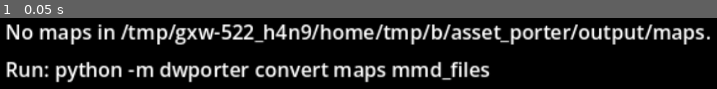
Above: before the commit, frame 1.
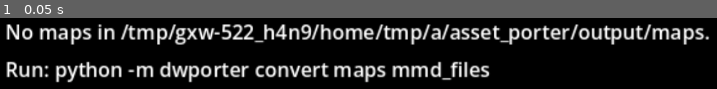
Above: after the commit, the same moment.

Repository: SDCaFlo/dw_godot4
Game: Godot game, scene res://scenes/field/field.tscn
The game is run twice, just before and just after one commit, with the same random seed, the same clock (stepped at 60 frames per second) and the same inputs. This scene is started directly instead of the project's main scene.
Inputs:
- Up to frame 1 (0.05 s): no input

The runs differ from the first frame. In frame 1, 3.7% of the frame differs, in the area x 59-100%, y 8-39%.

Commit message:
feat(evolution): the shard sets (5f-2 step 3)
EvlShardSets (EVL_buildShardSet / tick / render: drifts from the normals'
mean, drift x timer / 60, grey, 32 frames, 30 slots); PartnerWireframe
.posed_bone with posed normals; EvlShardsView: unlit, double-sided, half /
half on the STP texels (all of them from the brighten's 0x71).

Co-Authored-By: Claude Opus 5.5 <noreply@anthropic.com>

Diff:
--- /dev/null
+++ b/scenes/field/evolution/evl_shards.tscn
@@ -0,0 +1,6 @@
+[gd_scene load_steps=2 format=3]
+
+[ext_resource type="Script" path="res://scripts/field/evolution/evl_shards_view.gd" id="1_s"]
+
+[node name="EvlShards" type="MeshInstance3D"]
+script = ExtResource("1_s")
--- a/scripts/field/evolution/evl_sequence.gd
+++ b/scripts/field/evolution/evl_sequence.gd
@@ -157,9 +157,9 @@
 var animation := -1
 ## The sequence's own flash slots (I5: initializeFlashData(EVL_D_800677B0)).
 var fx := BattleFx.new()
-## Owned by later steps (specs/evolution_scene.md §6): EvlShardSets (step 3), EvlSparks and
-## EvlParticles (step 4). Null until then; every use is guarded.
-var shards: RefCounted = null
+## The shard sets (EvlShardSets): the owner builds one on bone_broken (E). EvlSparks and
+## EvlParticles come with step 4 (specs/evolution_scene.md §6): null until then, every use guarded.
+var shards := EvlShardSets.new()
 var sparks: RefCounted = null
 var particles: RefCounted = null
 
@@ -241,7 +241,7 @@
 ## sparks and particles.
 func _tick_effects() -> void:
 	fx.tick()
-	for effect: RefCounted in [shards, sparks, particles]:
+	for effect: RefCounted in [shards as RefCounted, sparks, particles]:
 		if effect != null:
 			effect.call("tick")
 
--- /dev/null
+++ b/scripts/field/evolution/evl_shard_sets.gd
@@ -0,0 +1,97 @@
+class_name EvlShardSets
+extends RefCounted
+## The evolution's shard sets (EVL_buildShardSet evl.c:1001, EVL_tickShardSet :869,
+## EVL_renderShardSet :882, EVL_renderTriShard / QuadShard :912 / :1118; specs/evolution_scene.md
+## §3 E, §4.2): one set per broken bone, its faces frozen where the bone was posed at the break, each
+## flying off along the mean of its first three normals, `drift × timer / 60`. Logic only:
+## EvlShardsView draws them.
+
+## evl.c:311 (EVL_initShardSets): 30 slots.
+const SLOTS := 30
+## evl.c:874: a set is removed by the tick that finds its timer at 0x1F.
+const LAST_TIMER := 0x1F
+## evl.c:901, :905: EVL_renderTri/QuadShard's speed, the drift's divisor.
+const SPEED := 60
+## evl.c:895: the grey (31 - timer) × 74 / 30 + 54.
+const GREY_TOP := 31
+const GREY_SPAN := 74
+const GREY_STEPS := 30
+const GREY_BASE := 54
+## evl.c:1073-1092: the primitive modes read as triangles and quads; another mode ends the object.
+const TRIANGLES := [0x34, 0x36]
+const QUADS := [0x3C, 0x3E]
+
+## MAIN_D_80135208[30]: {"timer" (-1 free), "bone", "object" (sidecar), "vertices": Array[Vector3i]
+## (posed, PSX world units), "drifts": Array[Vector3i] (one per face read)}.
+var sets: Array[Dictionary] = []
+
+
+func _init() -> void:
+	for i in SLOTS:
+		sets.append({"timer": -1})
+
+
+## EVL_buildShardSet: the first free slot (-1 if none, E1), the bone's posed vertices kept, a drift
+## per face: the mean of its first three posed normals, quads too (E3).
+func build(bone: int, object: Dictionary, vertices: Array, normals: Array) -> int:
+	var slot := 0
+	while slot < SLOTS and int(sets[slot]["timer"]) >= 0:
+		slot += 1
+	if slot == SLOTS:
+		return -1
+	var drifts: Array[Vector3i] = []
+	for prim: Dictionary in object.get("primitives", []):
+		var mode := int(prim.get("mode", 0))
+		if not mode in TRIANGLES and not mode in QUADS:
+			# evl.c:1072: no case for it, and the pointer doesn't move: no later face is read.
+			break
+		var n: Array = prim.get("normals", [])
+		var sum := Vector3i.ZERO
+		for k in 3:
+			var i: int = int(n[k]) if k < n.size() else -1
+			sum += normals[i] if i >= 0 and i < normals.size() else Vector3i.ZERO
+		drifts.append(Vector3i(PsxMath.div(sum.x, 3), PsxMath.div(sum.y, 3), PsxMath.div(sum.z, 3)))
+	sets[slot] = {"timer": 0, "bone": bone, "object": object, "vertices": vertices, "drifts": drifts}
+	return slot
+
+
+## EVL_tickShardSet, every live set (E6).
+func tick() -> void:
+	for s in sets:
+		var t := int(s["timer"])
+		if t < 0:
+			continue
+		s["timer"] = -1 if t >= LAST_TIMER else t + 1
+
+
+## The live sets (drawn this frame).
+func drawn() -> Array[Dictionary]:
+	var out: Array[Dictionary] = []
+	for s in sets:
+		if int(s["timer"]) >= 0:
+			out.append(s)
+	return out
+
+
+## EVL_renderShardSet's faces at the set's timer: each {"kind" ("tri" / "quad"), "face", "points"
+## (Vector3i)}, the vertices moved by drift × timer / 60, truncated (E4, E9).
+func faces(s: Dictionary) -> Array:
+	var out := []
+	var timer := int(s["timer"])
+	var verts: Array = s["vertices"]
+	var prims: Array = s["object"].get("primitives", [])
+	var drifts: Array = s["drifts"]
+	for i in drifts.size():
+		var d: Vector3i = drifts[i]
+		var offset := Vector3i(PsxMath.div(d.x * timer, SPEED), PsxMath.div(d.y * timer, SPEED), PsxMath.div(d.z * timer, SPEED))
+		var points := []
+		for v in prims[i].get("vertices", []):
+			var p: Vector3i = verts[int(v)] if int(v) < verts.size() else Vector3i.ZERO
+			points.append(p + offset)
+		out.append({"kind": "quad" if points.size() == 4 else "tri", "face": i, "points": points})
+	return out
+
+
+## evl.c:895 (E5).
+static func grey(timer: int) -> int:
+	return (GREY_TOP - timer) * GREY_SPAN / GREY_STEPS + GREY_BASE
--- /dev/null
+++ b/scripts/field/evolution/evl_shards_view.gd
@@ -0,0 +1,103 @@
+class_name EvlShardsView
+extends MeshInstance3D
+## Draws the evolution's shard sets (EVL_renderShardSet, EVL_renderTri/QuadShard, evl.c:882-1161;
+## specs/evolution_scene.md E4-E9): each face a flat, unlit textured polygon with the set's grey / 128,
+## double-sided (addScreenPolyFT3 / FT4 don't cull), semi-transparent half / half with the model's
+## tpage (pixelPage 0x16 + k / 2: abr 0). A semi-transparent polygon blends only the texels whose
+## colour has the STP bit: the model's own until the brighten's first non-start frame, every
+## non-black colour after it (E8: `translucent`). Rebuilt every frame. Scene:
+## scenes/field/evolution/evl_shards.tscn.
+
+## E7: the tpage's abr (model.c:3400, pixelPage's bits 5-6 are 0).
+const ABR := PsxLit.HALF
+
+## Per (texture, translucent, grey): the material.
+var _materials := {}
+## Each face's {"texture", "stp"}, looked up once per set (bone, face).
+var _source_of := {}
+var _faces := 0
+
+
+func _ready() -> void:
+	mesh = ArrayMesh.new()
+
+
+## The faces drawn by the last draw().
+func shown_faces() -> int:
+	return _faces
+
+
+func clear() -> void:
+	(mesh as ArrayMesh).clear_surfaces()
+	_faces = 0
+
+
+## The live sets with their face materials (PartnerWireframe.bone_materials: the faces' textures
+## and STP masks); `translucent`: every non-black texel blends (E8).
+func draw(sets: EvlShardSets, materials_of: Callable, translucent: bool) -> void:
+	var am := mesh as ArrayMesh
+	am.clear_surfaces()
+	_faces = 0
+	if sets == null:
+		return
+	var groups := {}
+	for s: Dictionary in sets.drawn():
+		var g := EvlShardSets.grey(int(s["timer"]))
+		var prims: Array = s["object"].get("primitives", [])
+		for face: Dictionary in sets.faces(s):
+			var src := _source(int(s["bone"]), int(face["face"]), materials_of)
+			var key := [src["texture"], src["stp"], g]
+			if not groups.has(key):
+				groups[key] = {"v": [], "uv": []}
+			var group: Dictionary = groups[key]
+			var points: Array = face["points"]
+			var uvs: Array = prims[int(face["face"])].get("uvs", [])
+			var order := [0, 1, 2] if points.size() == 3 else [0, 1, 2, 1, 3, 2]
+			for k in order:
+				var p: Vector3i = points[k]
+				group["v"].append(Vector3(p.x, -p.y, -p.z))
+				group["uv"].append(Vector2(uvs[k][0], uvs[k][1]) / TmdFaceGroups.PAGE if k < uvs.size() else Vector2.ZERO)
+			_faces += 1
+	for key: Array in groups:
+		var arrays := []
+		arrays.resize(Mesh.ARRAY_MAX)
+		arrays[Mesh.ARRAY_VERTEX] = PackedVector3Array(groups[key]["v"])
+		arrays[Mesh.ARRAY_TEX_UV] = PackedVector2Array(groups[key]["uv"])
+		am.add_surface_from_arrays(Mesh.PRIMITIVE_TRIANGLES, arrays)
+		am.surface_set_material(am.get_surface_count() - 1, _material(key[0], key[1], translucent, key[2]))
+
+
+## The face's texture and STP mask, from its model material (cached: the wireframe that knows
+## them moves to the new model at the apply).
+func _source(bone: int, face: int, materials_of: Callable) -> Dictionary:
+	var key := Vector2i(bone, face)
+	if not _source_of.has(key):
+		var mats: Array = materials_of.call(bone) if materials_of.is_valid() else []
+		var m: Material = mats[face] if face < mats.size() else null
+		var out := {"texture": null, "stp": null}
+		if m is ShaderMaterial:
+			out["texture"] = (m as ShaderMaterial).get_shader_parameter("albedo_texture")
+			if (m as ShaderMaterial).get_shader_parameter("use_stp"):
+				out["stp"] = (m as ShaderMaterial).get_shader_parameter("stp_texture")
+		elif m is BaseMaterial3D:
+			out["texture"] = (m as BaseMaterial3D).albedo_texture
+		_source_of[key] = out
+	return _source_of[key]
+
+
+## E7 / E8: unlit and double-sided; before the brighten only the model's STP texels blend, after it
+## every texel (the transparent black ones are cut by the alpha test); the grey / 128 as `tint`.
+func _material(texture: Texture2D, stp: Texture2D, translucent: bool, grey: int) -> ShaderMaterial:
+	var key := [texture, stp, translucent, grey]
+	if not _materials.has(key):
+		var m: ShaderMaterial
+		if translucent:
+			m = PsxLit.blended(texture, ABR, true, false)
+		else:
+			m = PsxLit.material(texture, true, 0.5, ABR, stp, false)
+		var pass_material: Material = m
+		while pass_material is ShaderMaterial:
+			(pass_material as ShaderMaterial).set_shader_parameter("tint", Vector3.ONE * grey / 128.0)
+			pass_material = pass_material.next_pass
+		_materials[key] = m
+	return _materials[key]
--- a/scripts/field/hosts/evolution_host.gd
+++ b/scripts/field/hosts/evolution_host.gd
@@ -12,10 +12,12 @@
 ## - the bodies (J): `wireframe` (PartnerWireframe) on the old model, each broken bone in outlines
 ##   (PARTNER_WIREFRAME_SUB), then on the new model filling in (PARTNER_WIREFRAME_TOTAL); the
 ##   partner's root scale while it grows.
-## The shards, sparks, rings and the brighten come with the later steps of the spec.
+## - the shard sets (E): built from the broken bone's pose, drawn by EvlShardsView.
+## The sparks, rings and the brighten come with the later steps of the spec.
 
 const BACKGROUND_DARK_SCENE := preload("res://scenes/field/death/background_dark.tscn")
 const FX_VIEW_SCENE := preload("res://scenes/battle/effects/battle_fx_view.tscn")
+const SHARDS_SCENE := preload("res://scenes/field/evolution/evl_shards.tscn")
 ## Entities 2, 3, 4 are the second palette bank's (evl.c:391-395, EVL_fadeClutBank1: (32, 488) 48 x 24).
 const BANK1_ENTITIES := [2, 3, 4]
 ## WIREFRAME_COLOR_MIN / MAX (model.c:89, :91): the evolution never changes them (J2).
@@ -43,6 +45,7 @@
 ## into the world here.
 var background_dark: ColorRect
 var fx_view: BattleFxView
+var shards_view: EvlShardsView
 
 ## Each other entity's `visible` before the hand-over (EVL_D_80068938).
 var _shown := {}
@@ -59,8 +62,10 @@
 	background_dark = BACKGROUND_DARK_SCENE.instantiate()
 	fx_view = FX_VIEW_SCENE.instantiate()
 	fx_view.projector = field_map
+	shards_view = SHARDS_SCENE.instantiate()
 	if world != null:
 		world.add_child(fx_view)
+		world.add_child(shards_view)
 	if partner == null:
 		return
 	evolution_scene.partner = partner
@@ -83,6 +88,7 @@
 	sequence.hand_over.connect(_on_hand_over)
 	sequence.ended.connect(_on_ended)
 	sequence.applied.connect(_on_applied)
+	sequence.bone_broken.connect(_on_bone_broken.bind(sequence))
 	fx_view.fx = sequence.fx
 	_attach_wireframe()
 	_active = true
@@ -101,6 +107,7 @@
 		_active = false
 		wireframe.detach()
 		partner.scale = Vector3.ONE
+		shards_view.clear()
 
 
 func _draw_frame(sequence: EvlSequence) -> void:
@@ -118,6 +125,8 @@
 	if wireframe.is_attached():
 		wireframe.set_share(sequence.wireframe_total, sequence.wireframe_sub)
 		wireframe.roll_greys(WIRE_GREY_MIN, WIRE_GREY_MAX)
+	# The shard sets (E7, E8): every non-black texel blends from the brighten's first non-start frame.
+	shards_view.draw(sequence.shards, wireframe.bone_materials, sequence.brighten_t > EvlSequence.BRIGHTEN_FROM)
 	# The growth (J3, J6): the partner's root scale, 4096 = 1.
 	partner.scale = Vector3(sequence.scale) / float(EvlSequence.SCALE_ONE)
 
@@ -173,6 +182,13 @@
 	return Vector3i(roundi(world_point.x), roundi(-world_point.y), roundi(-world_point.z))
 
 
+## EVL_buildShardSet (evl.c:440): the broken bone's object in this frame's pose (E2, E3).
+func _on_bone_broken(bone: int, sequence: EvlSequence) -> void:
+	var posed := wireframe.posed_bone(bone)
+	if not posed.is_empty():
+		sequence.shards.build(bone, posed["object"], posed["vertices"], posed["normals"])
+
+
 ## EVL_applyEvolution's new model (J5): the wireframe moves onto it.
 func _on_applied() -> void:
 	_attach_wireframe()
--- a/scripts/field/partner_wireframe.gd
+++ b/scripts/field/partner_wireframe.gd
@@ -147,6 +147,28 @@
 		out.append({"bone": e["bone"], "object": e["object"], "vertices": verts})
 	out.sort_custom(func(a, b): return a["bone"] < b["bone"])
 	return out
+
+
+## One bone's object in this frame's pose (EVL_buildShardSet, evl.c:1047-1112; specs/evolution_scene.md
+## E2, E3): {"bone", "object", "vertices", "normals"}, each an Array of Vector3i in PSX world units:
+## the vertices through the bone's global transform, the normals through its basis only (the C's
+## ApplyMatrixSV with the bone matrix: rotation and scale, no translation). {} if the bone has no
+## object.
+func posed_bone(bone: int) -> Dictionary:
+	for e in _objects:
+		if int(e["bone"]) != bone or not is_instance_valid(e["source"]):
+			continue
+		var xf: Transform3D = (e["source"] as Node3D).global_transform
+		var verts := []
+		for v in e["object"].get("vertices", []):
+			var g: Vector3 = xf * Content.psx_to_godot(v)
+			verts.append(Vector3i(roundi(g.x), roundi(-g.y), roundi(-g.z)))
+		var normals := []
+		for n in e["object"].get("normals", []):
+			var g: Vector3 = xf.basis * Content.psx_to_godot(n)
+			normals.append(Vector3i(roundi(g.x), roundi(-g.y), roundi(-g.z)))
+		return {"bone": bone, "object": e["object"], "vertices": verts, "normals": normals}
+	return {}
 
 
 ## The material of each face of bone `bone`'s object (the shards' textures), or [].
Not shown, added: scripts/field/evolution/evl_shard_sets.gd.uid
Not shown, added: scripts/field/evolution/evl_shards_view.gd.uid
Not shown, changed: PLANS.md
Not shown, changed: specs/evolution_scene.md
